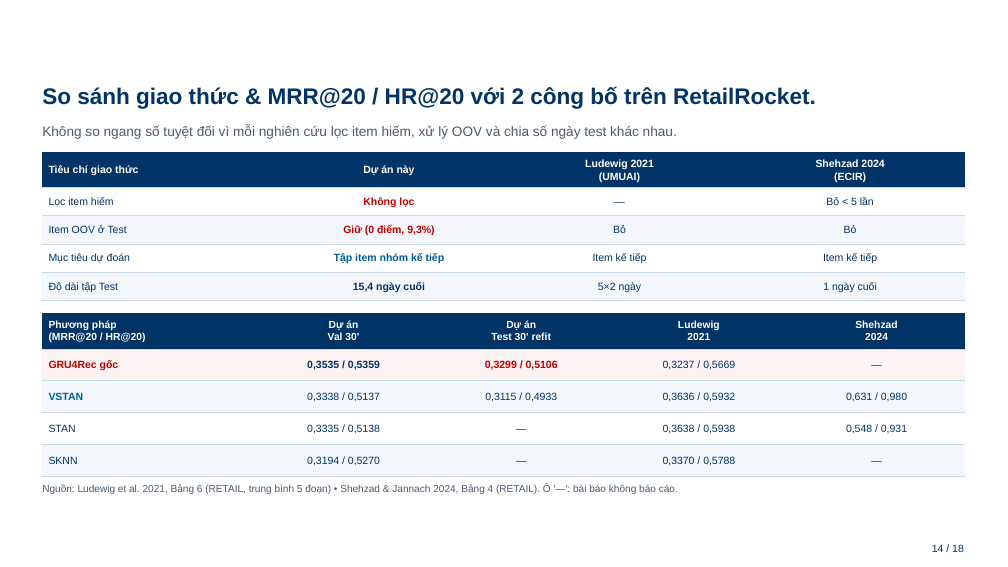
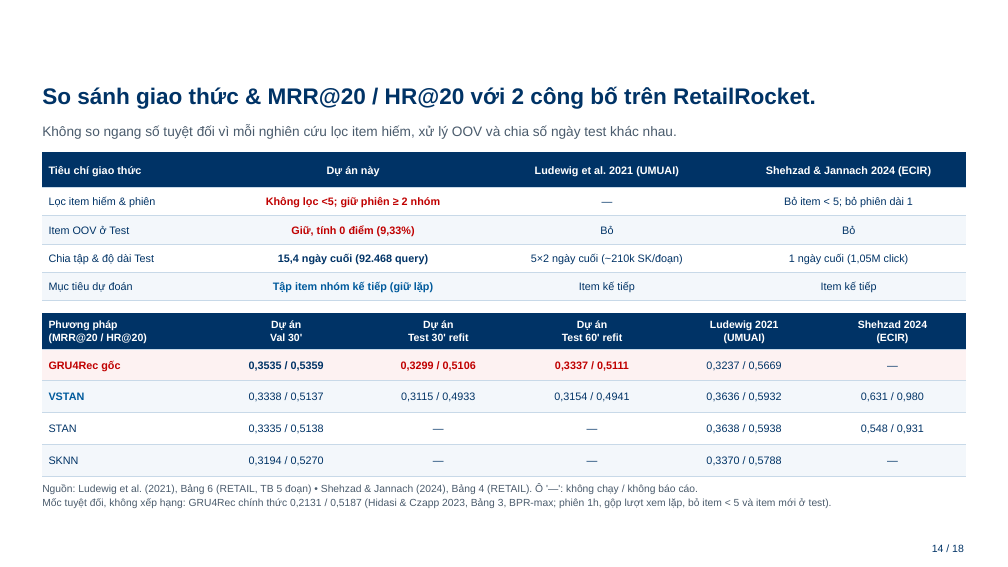
Before and after one commit to Mymark1010/MultiBehavior_Product_Recommendation_System, a slide deck: slide 14 of docs/BAO_CAO_TIEN_DO_PROJECT3_HUST_27_11_v3.pptx. Drawn at 1008x567 pixels with LibreOffice and Linux fonts; fonts in the diff are those of the drawing; background and template pictures are left out. Boxes give left, top, right and bottom in pixels: in the first picture for what was removed or moved away, otherwise in the second. Text is boxed around its words. In the diff, an @@ line names an element or a change of style, - is before the commit and + after.

Commit message:
Docs and deck: cite Hidasi & Czapp 2023 as the GRU4Rec implementation basis and absolute reference
Phương pháp.md, notebook 07 and slide 8 justify the own GRU4Rec implementation with the paper
(third-party versions 18-91% below the official one on RetailRocket); Đánh giá.md adds §3.4 with
the official GRU4Rec numbers (Table 3, BPR-max 0.2131 / 0.5187) as an absolute reference outside
the ranking tables, plus a finding on the MRR gap; slide 14 adds it as a footnote and slide 17
lists 9 references. Deck also restores the MRR gap on slide 11 (+0.018) and the multi-behaviour
figures on slide 12.

```diff
--- a/docs/BAO_CAO_TIEN_DO_PROJECT3_HUST_27_11_v3.pptx
+++ b/docs/BAO_CAO_TIEN_DO_PROJECT3_HUST_27_11_v3.pptx
@@ table at <box>42,152,966,345</box> @@
-row 1, column 3: Ludewig 2021 / (UMUAI)
+row 1, column 3: Ludewig et al. 2021 (UMUAI)
-row 1, column 4: Shehzad 2024 / (ECIR)
+row 1, column 4: Shehzad & Jannach 2024 (ECIR)
-row 2: Lọc item hiếm | Không lọc | — | Bỏ < 5 lần
+row 2: Lọc item hiếm & phiên | Không lọc <5; giữ phiên ≥ 2 nhóm | — | Bỏ item < 5; bỏ phiên dài 1
-row 3, column 2: Giữ (0 điểm, 9,3%)
+row 3, column 2: Giữ, tính 0 điểm (9,33%)
-row 4: Mục tiêu dự đoán | Tập item nhóm kế tiếp | Item kế tiếp | Item kế tiếp
+row 4: Chia tập & độ dài Test | 15,4 ngày cuối (92.468 query) | 5×2 ngày cuối (~210k SK/đoạn) | 1 ngày cuối (1,05M click)
-row 5: Độ dài tập Test | 15,4 ngày cuối | 5×2 ngày | 1 ngày cuối
+row 5: Mục tiêu dự đoán | Tập item nhóm kế tiếp (giữ lặp) | Item kế tiếp | Item kế tiếp
@@ size 10 to 10.3 pt in "Tiêu chí giao thức", "Dự án này", "—", "Item OOV ở Test" and 2 more places @@
@@ table at <box>42,312,965,476</box> @@
-column 4: Ludewig / 2021 | 0,3237 / 0,5669 | 0,3636 / 0,5932 | 0,3638 / 0,5938 | 0,3370 / 0,5788
-column 5: Shehzad / 2024 | — | 0,631 / 0,980 | 0,548 / 0,931 | —
+column 4: Dự án / Test 60' refit | 0,3337 / 0,5111 | 0,3154 / 0,4941 | — | —
+column 5: Ludewig 2021 / (UMUAI) | 0,3237 / 0,5669 | 0,3636 / 0,5932 | 0,3638 / 0,5938 | 0,3370 / 0,5788
+column 6: Shehzad 2024 / (ECIR) | — | 0,631 / 0,980 | 0,548 / 0,931 | —
@@ text at <box>42,484,832,508</box>: text changed; size 9.6 to 9.8 pt @@
-Nguồn: Ludewig et al. 2021, Bảng 6 (RETAIL, trung bình 5 đoạn) • Shehzad & Jannach 2024, Bảng 4 (RETAIL). Ô '—': bài báo không báo cáo.
+Nguồn: Ludewig et al. (2021), Bảng 6 (RETAIL, TB 5 đoạn) • Shehzad & Jannach (2024), Bảng 4 (RETAIL). Ô '—': không chạy / không báo cáo.
+Mốc tuyệt đối, không xếp hạng: GRU4Rec chính thức 0,2131 / 0,5187 (Hidasi & Czapp 2023, Bảng 3, BPR-max; phiên 1h, gộp lượt xem lặp, bỏ item < 5 và item mới ở test).
```
Also in this commit, not shown: 6 other slides changed, 3 other files.
